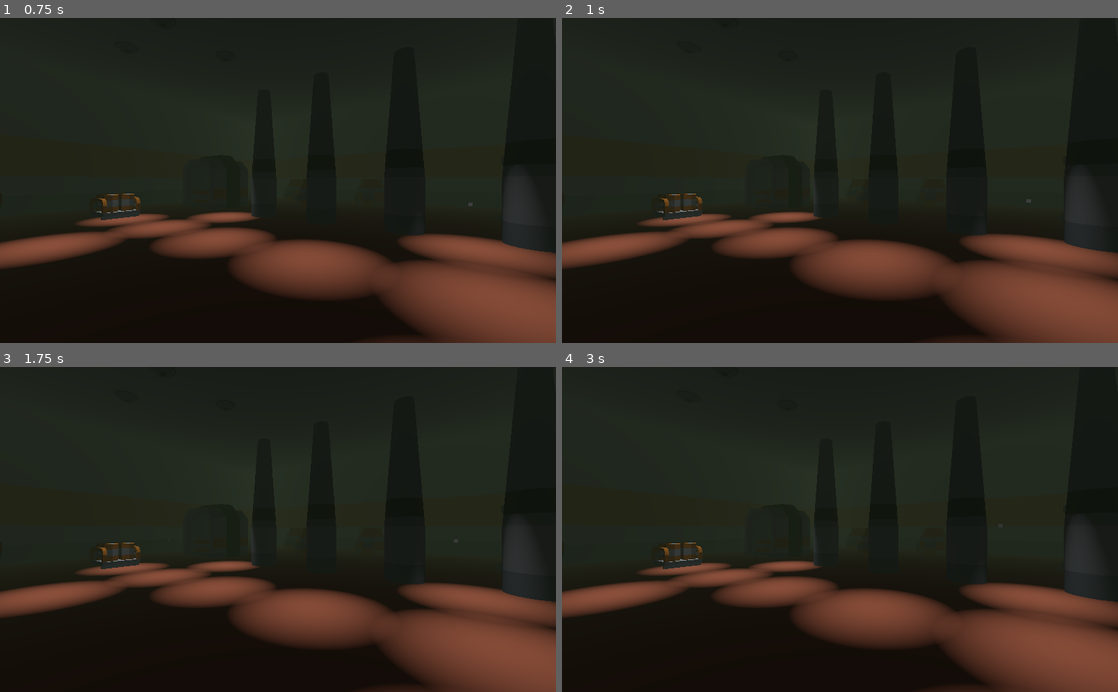
Above: before the commit, frames 1-4 (two rows, left to right).
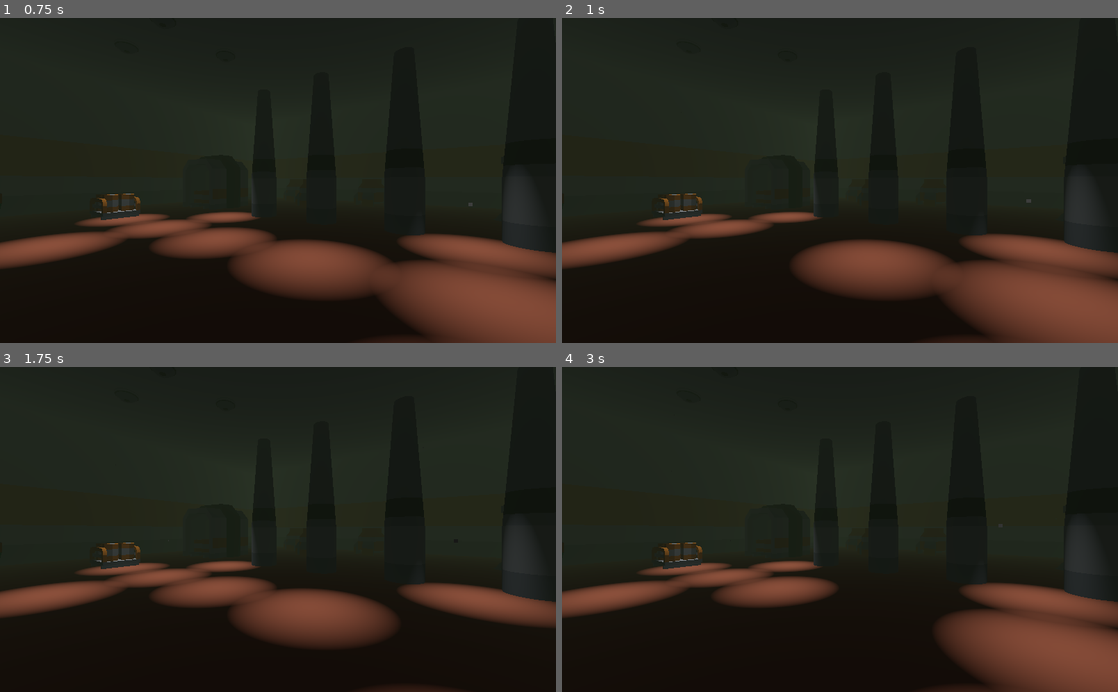
Above: after the commit, the same moments.

Repository: TheCubeOfFire/GGJ2022-Codename-OmeletteDuFromage
Game: Godot game, scene res://Assets/Level/main_menu.tscn
Same seed, same stepped clock (60 frames per second), same inputs: the game is played once before the commit and once after it.
Inputs (mouse positions are in pixels of both pictures, inside the frame that each line leads up to):
- Up to frame 1 (0.75 s): tap Enter at 0.5 s; move the mouse to (400, 164) at 0.52 s
- Up to frame 2 (1 s): no input
- Up to frame 3 (1.75 s): tap Space at 1.25 s; move the mouse to (166, 545) at 1.27 s
- Up to frame 4 (3 s): move the mouse to (895, 458) at 2.02 s; tap Enter at 2.75 s; move the mouse to (812, 594) at 2.77 s

Frame 1 is identical in both runs. In frame 2, 1.5% of the frame differs, in the area x 27-50%, y 64-74%; in frame 3, 6.5%, in the area x 68-100%, y 52-100%; in frame 4, 4.0%.

Commit message:
updated flickering light instead of spotlights

Diff:
--- a/Assets/Level/main_menu.tscn
+++ b/Assets/Level/main_menu.tscn
@@ -14,6 +14,8 @@
 [ext_resource path="res://Assets/3D/space_kit/Models/OBJ format/machine_wireless.obj" type="ArrayMesh" id=12]
 [ext_resource path="res://Assets/3D/space_kit/Models/OBJ format/corridor_detailed.obj" type="ArrayMesh" id=13]
 [ext_resource path="res://Assets/3D/space_kit/Models/OBJ format/terrain.obj" type="ArrayMesh" id=14]
+[ext_resource path="res://assets/objects/light/flickering_light.gd" type="Script" id=15]
+[ext_resource path="res://assets/objects/light/flicker_light_1.tres" type="Curve" id=16]
 
 [sub_resource type="SpatialMaterial" id=3]
 params_cull_mode = 2
@@ -341,10 +343,17 @@
 material/1 = null
 material/2 = null
 
-[node name="SpotLight" type="SpotLight" parent="building/roof/lights/chimney_detailed5"]
-transform = Transform( 1, 0, 0, 0, -4.37114e-08, -1, 0, 1, -4.37114e-08, 0, 0, 0 )
-spot_range = 3.39566
-spot_angle = 12.8983
+[node name="FlickeringLight" type="SpotLight" parent="building/roof/lights/chimney_detailed5"]
+transform = Transform( 1, 0, 0, 0, -4.37114e-08, -1, 0, 1, -4.37114e-08, 0, 0, 0 )
+spot_range = 3.39566
+spot_angle = 12.8983
+script = ExtResource( 15 )
+__meta__ = {
+"_editor_description_": ""
+}
+flicker_enabled = true
+flicker_threshold_random = 4.0
+curve = ExtResource( 16 )
 
 [node name="chimney_detailed6" type="MeshInstance" parent="building/roof/lights"]
 transform = Transform( -0.766163, -0.000822652, -0.00208428, 0.00107844, -0.0464482, 0.000715901, -0.00209691, 0.000542877, 0.766168, 1.00665, 2.5343, -0.00446701 )
@@ -355,10 +364,17 @@
 material/1 = null
 material/2 = null
 
-[node name="SpotLight" type="SpotLight" parent="building/roof/lights/chimney_detailed6"]
-transform = Transform( 1, 0, 0, 0, -4.37114e-08, -1, 0, 1, -4.37114e-08, 0, 0, 0 )
-spot_range = 3.39566
-spot_angle = 12.8983
+[node name="FlickeringLight" type="SpotLight" parent="building/roof/lights/chimney_detailed6"]
+transform = Transform( 1, 0, 0, 0, -4.37114e-08, -1, 0, 1, -4.37114e-08, 0, 0, 0 )
+spot_range = 3.39566
+spot_angle = 12.8983
+script = ExtResource( 15 )
+__meta__ = {
+"_editor_description_": ""
+}
+flicker_enabled = true
+flicker_threshold_random = 4.0
+curve = ExtResource( 16 )
 
 [node name="chimney_detailed7" type="MeshInstance" parent="building/roof/lights"]
 transform = Transform( -0.766163, -0.000822652, -0.00208428, 0.00107844, -0.0464482, 0.000715901, -0.00209691, 0.000542877, 0.766168, -1, 2.55, 0 )
@@ -369,10 +385,17 @@
 material/1 = null
 material/2 = null
 
-[node name="SpotLight" type="SpotLight" parent="building/roof/lights/chimney_detailed7"]
-transform = Transform( 1, 0, 0, 0, -4.37114e-08, -1, 0, 1, -4.37114e-08, 0, 0, 0 )
-spot_range = 3.39566
-spot_angle = 12.8983
+[node name="FlickeringLight" type="SpotLight" parent="building/roof/lights/chimney_detailed7"]
+transform = Transform( 1, 0, 0, 0, -4.37114e-08, -1, 0, 1, -4.37114e-08, 0, 0, 0 )
+spot_range = 3.39566
+spot_angle = 12.8983
+script = ExtResource( 15 )
+__meta__ = {
+"_editor_description_": ""
+}
+flicker_enabled = true
+flicker_threshold_random = 4.0
+curve = ExtResource( 16 )
 
 [node name="chimney_detailed8" type="MeshInstance" parent="building/roof/lights"]
 transform = Transform( -0.766163, -0.000822652, -0.00208428, 0.00107844, -0.0464482, 0.000715901, -0.00209691, 0.000542877, 0.766168, -2, 2.55, 0 )
@@ -383,10 +406,17 @@
 material/1 = null
 material/2 = null
 
-[node name="SpotLight" type="SpotLight" parent="building/roof/lights/chimney_detailed8"]
-transform = Transform( 1, 0, 0, 0, -4.37114e-08, -1, 0, 1, -4.37114e-08, 0, 0, 0 )
-spot_range = 3.39566
-spot_angle = 12.8983
+[node name="FlickeringLight" type="SpotLight" parent="building/roof/lights/chimney_detailed8"]
+transform = Transform( 1, 0, 0, 0, -4.37114e-08, -1, 0, 1, -4.37114e-08, 0, 0, 0 )
+spot_range = 3.39566
+spot_angle = 12.8983
+script = ExtResource( 15 )
+__meta__ = {
+"_editor_description_": ""
+}
+flicker_enabled = true
+flicker_threshold_random = 40.0
+curve = ExtResource( 16 )
 
 [node name="chimney_detailed9" type="MeshInstance" parent="building/roof/lights"]
 transform = Transform( -0.766163, -0.000822652, -0.00208428, 0.00107844, -0.0464482, 0.000715901, -0.00209691, 0.000542877, 0.766168, 1, 2.55, 1 )
@@ -397,10 +427,17 @@
 material/1 = null
 material/2 = null
 
-[node name="SpotLight" type="SpotLight" parent="building/roof/lights/chimney_detailed9"]
-transform = Transform( 1, 0, 0, 0, -4.37114e-08, -1, 0, 1, -4.37114e-08, 0, 0, 0 )
-spot_range = 3.39566
-spot_angle = 12.8983
+[node name="FlickeringLight" type="SpotLight" parent="building/roof/lights/chimney_detailed9"]
+transform = Transform( 1, 0, 0, 0, -4.37114e-08, -1, 0, 1, -4.37114e-08, 0, 0, 0 )
+spot_range = 3.39566
+spot_angle = 12.8983
+script = ExtResource( 15 )
+__meta__ = {
+"_editor_description_": ""
+}
+flicker_enabled = true
+flicker_threshold_random = 60.0
+curve = ExtResource( 16 )
 
 [node name="chimney_detailed10" type="MeshInstance" parent="building/roof/lights"]
 transform = Transform( -0.766163, -0.000822652, -0.00208428, 0.00107844, -0.0464482, 0.000715901, -0.00209691, 0.000542877, 0.766168, 2, 2.55, 0 )
@@ -411,10 +448,17 @@
 material/1 = null
 material/2 = null
 
-[node name="SpotLight" type="SpotLight" parent="building/roof/lights/chimney_detailed10"]
-transform = Transform( 1, 0, 0, 0, -4.37114e-08, -1, 0, 1, -4.37114e-08, 0, 0, 0 )
-spot_range = 3.39566
-spot_angle = 12.8983
+[node name="FlickeringLight" type="SpotLight" parent="building/roof/lights/chimney_detailed10"]
+transform = Transform( 1, 0, 0, 0, -4.37114e-08, -1, 0, 1, -4.37114e-08, 0, 0, 0 )
+spot_range = 3.39566
+spot_angle = 12.8983
+script = ExtResource( 15 )
+__meta__ = {
+"_editor_description_": ""
+}
+flicker_enabled = true
+flicker_threshold_random = 50.0
+curve = ExtResource( 16 )
 
 [node name="chimney_detailed11" type="MeshInstance" parent="building/roof/lights"]
 transform = Transform( -0.766163, -0.000822652, -0.00208428, 0.00107844, -0.0464482, 0.000715901, -0.00209691, 0.000542877, 0.766168, 1, 2.55, -1 )
@@ -425,10 +469,17 @@
 material/1 = null
 material/2 = null
 
-[node name="SpotLight" type="SpotLight" parent="building/roof/lights/chimney_detailed11"]
-transform = Transform( 1, 0, 0, 0, -4.37114e-08, -1, 0, 1, -4.37114e-08, 0, 0, 0 )
-spot_range = 3.39566
-spot_angle = 12.8983
+[node name="FlickeringLight" type="SpotLight" parent="building/roof/lights/chimney_detailed11"]
+transform = Transform( 1, 0, 0, 0, -4.37114e-08, -1, 0, 1, -4.37114e-08, 0, 0, 0 )
+spot_range = 3.39566
+spot_angle = 12.8983
+script = ExtResource( 15 )
+__meta__ = {
+"_editor_description_": ""
+}
+flicker_enabled = true
+flicker_threshold_random = 4.0
+curve = ExtResource( 16 )
 
 [node name="chimney_detailed12" type="MeshInstance" parent="building/roof/lights"]
 transform = Transform( -0.766163, -0.000822652, -0.00208428, 0.00107844, -0.0464482, 0.000715901, -0.00209691, 0.000542877, 0.766168, -2, 2.55, 1 )
@@ -439,10 +490,17 @@
 material/1 = null
 material/2 = null
 
-[node name="SpotLight" type="SpotLight" parent="building/roof/lights/chimney_detailed12"]
-transform = Transform( 1, 0, 0, 0, -4.37114e-08, -1, 0, 1, -4.37114e-08, 0, 0, 0 )
-spot_range = 3.39566
-spot_angle = 12.8983
+[node name="FlickeringLight" type="SpotLight" parent="building/roof/lights/chimney_detailed12"]
+transform = Transform( 1, 0, 0, 0, -4.37114e-08, -1, 0, 1, -4.37114e-08, 0, 0, 0 )
+spot_range = 3.39566
+spot_angle = 12.8983
+script = ExtResource( 15 )
+__meta__ = {
+"_editor_description_": ""
+}
+flicker_enabled = true
+flicker_threshold_random = 4.0
+curve = ExtResource( 16 )
 
 [node name="chimney_detailed13" type="MeshInstance" parent="building/roof/lights"]
 transform = Transform( -0.766163, -0.000822652, -0.00208428, 0.00107844, -0.0464482, 0.000715901, -0.00209691, 0.000542877, 0.766168, -2, 2.55, -1 )
@@ -453,10 +511,17 @@
 material/1 = null
 material/2 = null
 
-[node name="SpotLight" type="SpotLight" parent="building/roof/lights/chimney_detailed13"]
-transform = Transform( 1, 0, 0, 0, -4.37114e-08, -1, 0, 1, -4.37114e-08, 0, 0, 0 )
-spot_range = 3.39566
-spot_angle = 12.8983
+[node name="FlickeringLight" type="SpotLight" parent="building/roof/lights/chimney_detailed13"]
+transform = Transform( 1, 0, 0, 0, -4.37114e-08, -1, 0, 1, -4.37114e-08, 0, 0, 0 )
+spot_range = 3.39566
+spot_angle = 12.8983
+script = ExtResource( 15 )
+__meta__ = {
+"_editor_description_": ""
+}
+flicker_enabled = true
+flicker_threshold_random = 10.0
+curve = ExtResource( 16 )
 
 [node name="chimney_detailed14" type="MeshInstance" parent="building/roof/lights"]
 transform = Transform( -0.766163, -0.000822652, -0.00208428, 0.00107844, -0.0464482, 0.000715901, -0.00209691, 0.000542877, 0.766168, -3, 2.55, 0 )
@@ -467,10 +532,17 @@
 material/1 = null
 material/2 = null
 
-[node name="SpotLight" type="SpotLight" parent="building/roof/lights/chimney_detailed14"]
-transform = Transform( 1, 0, 0, 0, -4.37114e-08, -1, 0, 1, -4.37114e-08, 0, 0, 0 )
-spot_range = 3.39566
-spot_angle = 12.8983
+[node name="FlickeringLight" type="SpotLight" parent="building/roof/lights/chimney_detailed14"]
+transform = Transform( 1, 0, 0, 0, -4.37114e-08, -1, 0, 1, -4.37114e-08, 0, 0, 0 )
+spot_range = 3.39566
+spot_angle = 12.8983
+script = ExtResource( 15 )
+__meta__ = {
+"_editor_description_": ""
+}
+flicker_enabled = true
+flicker_threshold_random = 14.0
+curve = ExtResource( 16 )
 
 [node name="particle_dust" type="CPUParticles" parent="."]
 transform = Transform( 1, 0, 0, 0, 1, 0, 0, 0, 1, 0, 0.0245711, 0 )
Not shown: 1 places in Assets/Level/main_menu.tscn that only renumber resources
